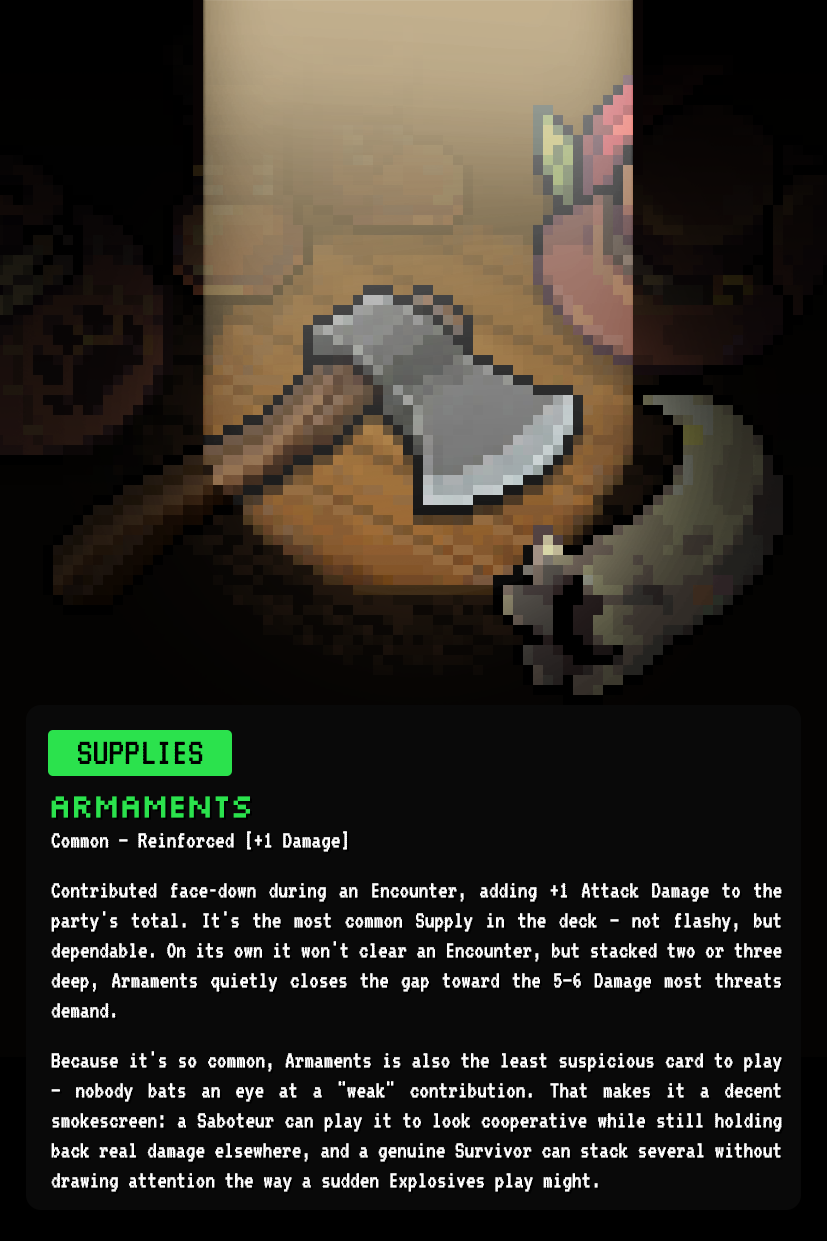
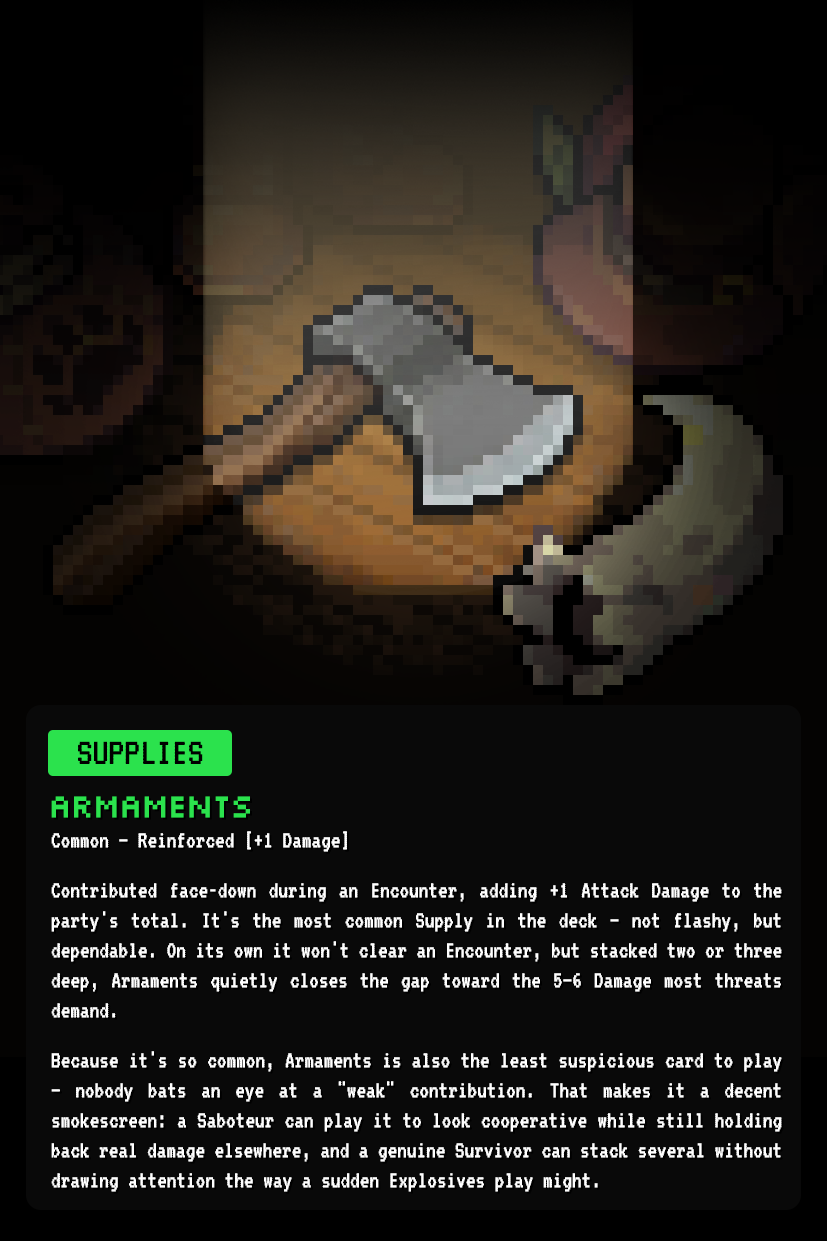
Two versions of the same layered image (827x1241). Layer-by-layer changes:
pixels changed over [0, 0, 827, 418] (layer not identified)